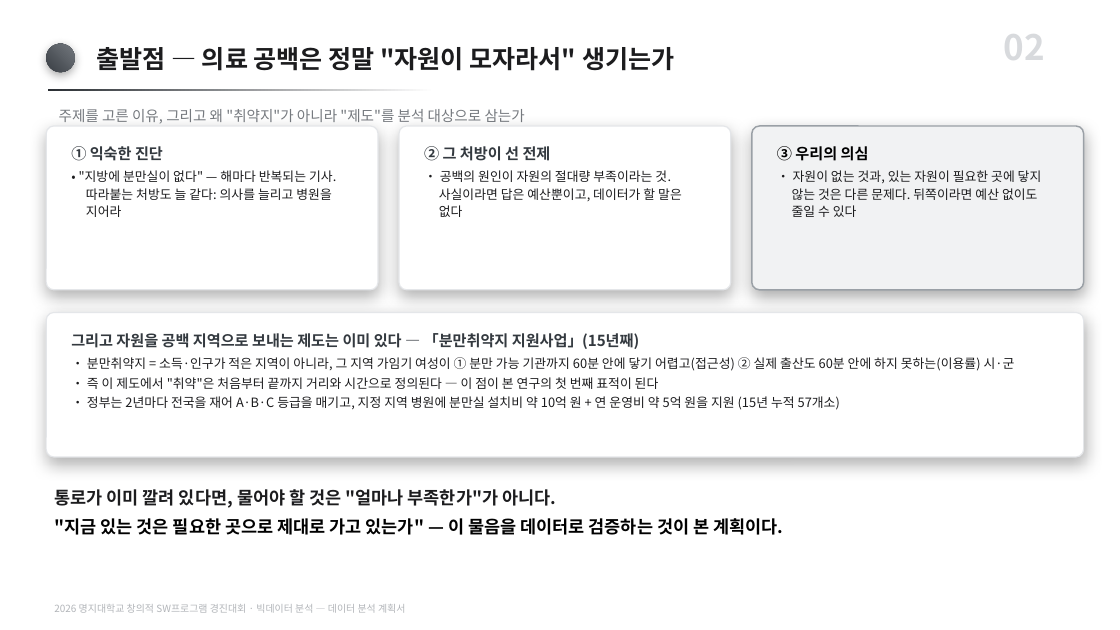
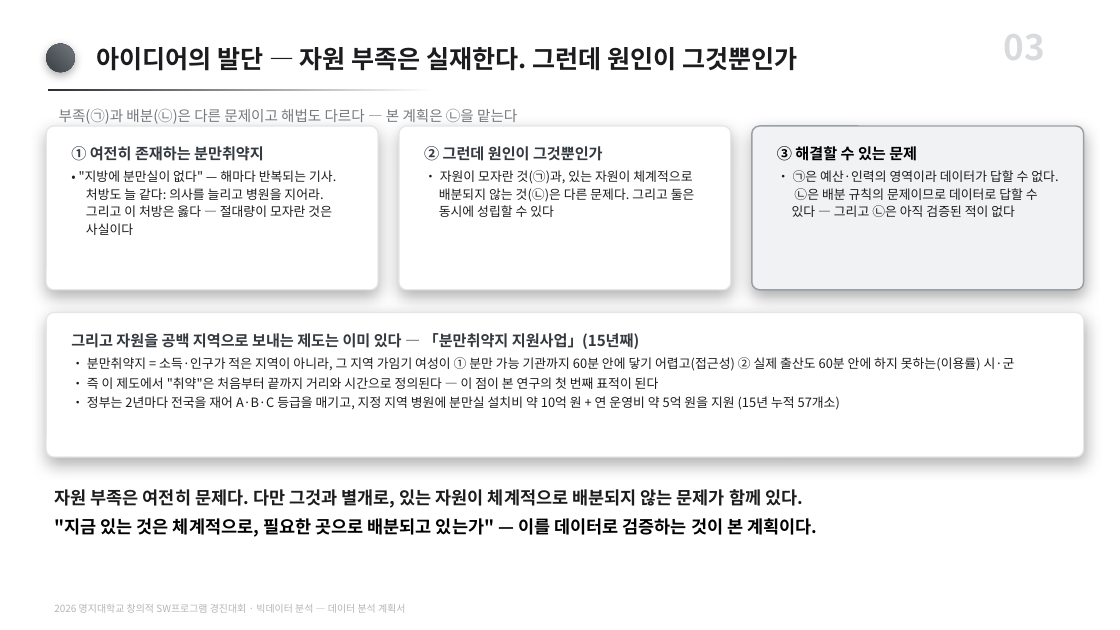
Before and after one commit to karvvan/maternity-care-policy-audit, a slide deck: slide 3 of 04_제출물/데이터분석_계획서.pptx (slide 2 before the commit). Drawn at 1120x630 pixels with LibreOffice and Linux fonts; fonts in the diff are those of the drawing. Boxes give left, top, right and bottom in pixels: in the first picture for what was removed or moved away, otherwise in the second. Text is boxed around its words. In the diff, an @@ line names an element or a change of style, - is before the commit and + after.

Commit message:
두 덱 역할 재정리 — 계획서는 발단, 결과보고서는 배경·이론
계획서(14장): "왜·어떻게 할 것인가"
- 발단 서사(익숙한 진단 → 그것뿐인가 → 해법이 다르다)를 전담한다.
- 목차 반영본을 제출본에 배포(13 → 14장). 사용자 편집 없음을 확인 후 교체.

결과보고서(21장): "무엇을 발견했나"
- 슬3을 '아이디어의 발단' → '연구 배경 — 분만취약지 제도와 접근성의 두 축'
  으로 성격 전환. 서사 3카드를 사실 3카드로 교체:
  ① 분만취약지의 정의 ② 접근성의 두 축(2SFCA) ③ 이 연구가 감사한 것.
- 2SFCA 프레임을 계획서에서 결과보고서로 들여옴. 발견 1("지정은 이동시간만
  본다")이 우리 주장이 아니라 학계 표준에 비춘 결함으로 읽히게 하는 근거다.
  계획서는 미래형 가설("공간 축만 계측할 것이다"), 결과보고서는 검증의
  출발점으로 두어 중복이 아니라 호응이 되게 했다.
- 하단 카드를 제도 절차 설명(슬5 파이프라인과 중복) → 제도의 규모와 결과
  (108곳/57개소/연 1개소)로 바꿔 슬5로 자연스럽게 넘어가게 함.
- 목차 문구도 두 문서의 경계를 명시하도록 수정.

제출본 반영은 텍스트 치환 16곳으로 처리(전체 재생성 아님).
표지 등 사용자 편집은 그대로 보존. 직전 상태는 두 덱 모두 백업 보관.

```diff
--- a/04_제출물/데이터분석_계획서.pptx
+++ b/04_제출물/데이터분석_계획서.pptx
@@ text at bbox=[1004, 20, 1045, 71]: text changed @@
-02
+03
@@ text at bbox=[96, 47, 797, 71]: text changed @@
-출발점 — 의료 공백은 정말 "자원이 모자라서" 생기는가
+아이디어의 발단 — 자원 부족은 실재한다. 그런데 원인이 그것뿐인가
@@ text at bbox=[59, 109, 517, 124]: text changed @@
-주제를 고른 이유, 그리고 왜 "취약지"가 아니라 "제도"를 분석 대상으로 삼는가
+부족(㉠)과 배분(㉡)은 다른 문제이고 해법도 다르다 — 본 계획은 ㉡을 맡는다
@@ text at bbox=[71, 146, 336, 235]: text changed @@
-① 익숙한 진단
-• "지방에 분만실이 없다" — 해마다 반복되는 기사. 따라붙는 처방도 늘 같다: 의사를 늘리고 병원을 지어라
+① 여전히 존재하는 분만취약지
+• "지방에 분만실이 없다" — 해마다 반복되는 기사. 처방도 늘 같다: 의사를 늘리고 병원을 지어라. 그리고 이 처방은 옳다 — 절대량이 모자란 것은 사실이다
@@ text at bbox=[424, 146, 695, 217]: text changed @@
-② 그 처방이 선 전제
-• 공백의 원인이 자원의 절대량 부족이라는 것. 사실이라면 답은 예산뿐이고, 데이터가 할 말은 없다
+② 그런데 원인이 그것뿐인가
+• 자원이 모자란 것(㉠)과, 있는 자원이 체계적으로 배분되지 않는 것(㉡)은 다른 문제다. 그리고 둘은 동시에 성립할 수 있다
@@ text at bbox=[777, 146, 1058, 217]: text changed @@
-③ 우리의 의심
-• 자원이 없는 것과, 있는 자원이 필요한 곳에 닿지 않는 것은 다른 문제다. 뒤쪽이라면 예산 없이도 줄일 수 있다
+③ 해결할 수 있는 문제
+• ㉠은 예산·인력의 영역이라 데이터가 답할 수 없다. ㉡은 배분 규칙의 문제이므로 데이터로 답할 수 있다 — 그리고 ㉡은 아직 검증된 적이 없다
@@ text at bbox=[54, 489, 817, 537]: text changed @@
-통로가 이미 깔려 있다면, 물어야 할 것은 "얼마나 부족한가"가 아니다.
-"지금 있는 것은 필요한 곳으로 제대로 가고 있는가" — 이 물음을 데이터로 검증하는 것이 본 계획이다.
+자원 부족은 여전히 문제다. 다만 그것과 별개로, 있는 자원이 체계적으로 배분되지 않는 문제가 함께 있다.
+"지금 있는 것은 체계적으로, 필요한 곳으로 배분되고 있는가" — 이를 데이터로 검증하는 것이 본 계획이다.
```
Also in this commit, not shown: 12 other slides changed, 1 slide added, 3 other files.
